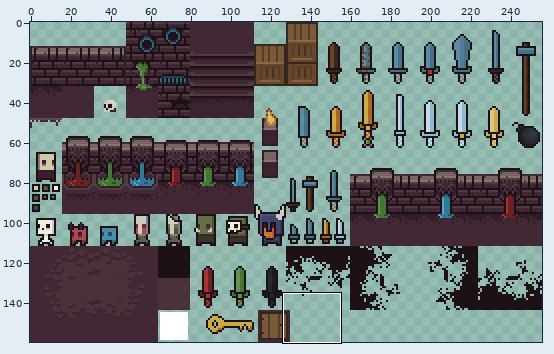
Edited in one commit: sprite sheet (res/atlas.png). The picture above shows the old version from afar; the outline marks the close-up.
Close-up. The starting point:
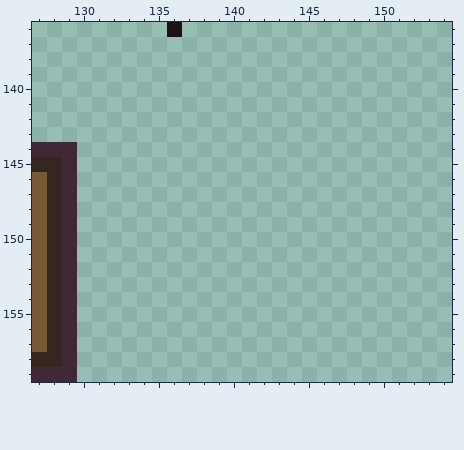
The file is 256x160 pixels. Colours within 5 levels of each other are drawn and written as one. Shown: x 127..154, y 136..159.
And afterwards:
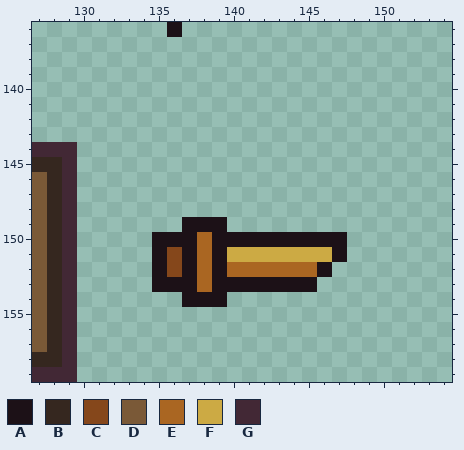
Palette (. is transparent): A #1c1117  B #35271f  C #85471b  D #7a5937  E #aa6622  F #ccaa44  G #422835
The edit:
@@ x 133..149 @@
 148 .................
-149 .................
-150 .................
-151 .................
-152 .................
-153 .................
-154 .................
+149 ....AAA..........
+150 ..AAAEAAAAAAAAA..
+151 ..ACAEAFFFFFFFA..
+152 ..ACAEAEEEEEEA...
+153 ..AAAEAAAAAAA....
+154 ....AAA..........
 155 .................
Changed places in both close-ups, as pixel boxes (x1, y1, x2, y2):
added: (152, 217, 347, 307)
